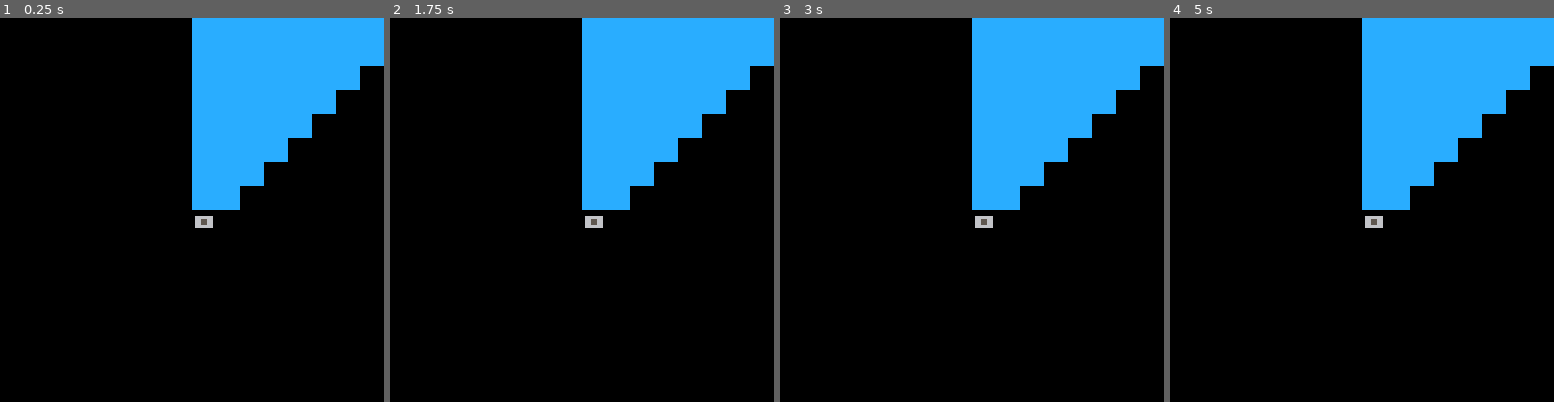
Above: before the commit, frames 1-4 (left to right).
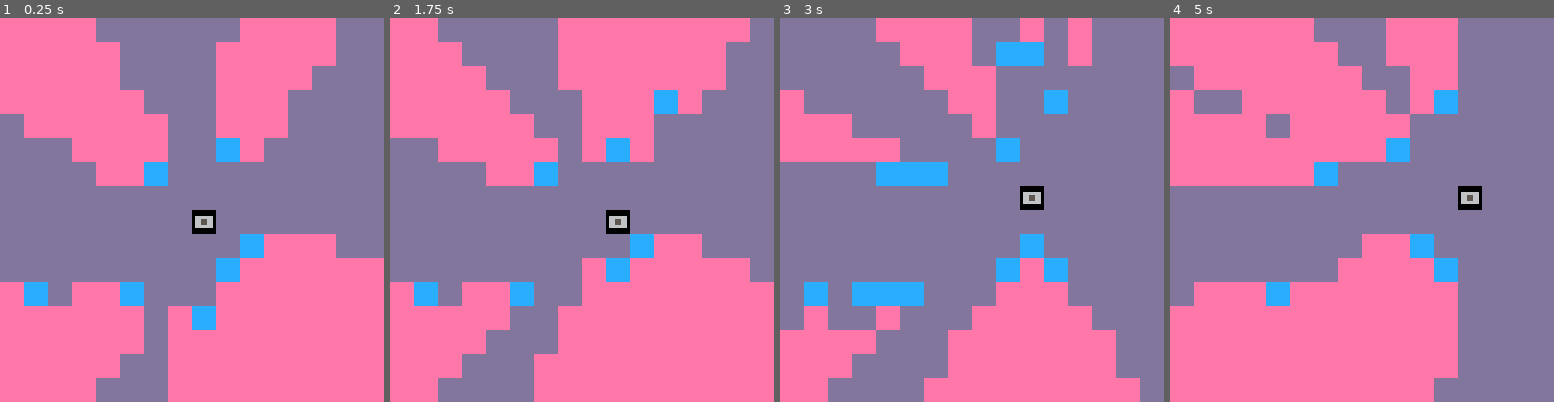
Above: after the commit, the same moments.

Repository: wesen/carts
Game: PICO-8 cartridge games/shadow-casting/shadow.p8
The game is run twice, just before and just after one commit, with the same random seed, the same clock (stepped at 60 frames per second) and the same inputs.
Inputs:
- Up to frame 1 (0.25 s): no input
- Up to frame 2 (1.75 s): tap O (Z key) at 0.7, 1.7 s; hold Right from 1.6 s (still down)
- Up to frame 3 (3 s): release Right at 2.1 s; tap O (Z key) at 2.1, 2.5, 2.9 s; hold Up 2.15-2.42 s; hold Right from 2.47 s (still down)
- Up to frame 4 (5 s): release Right at 3.03 s; hold Left 3.08-3.58 s; tap O (Z key) every 0.4 s from 3.3 to 4.9 s; hold Down 3.63-3.97 s; hold Right 4.02-4.68 s; hold Up from 4.73 s (still down)

The runs differ from the first frame. In frame 1, 99% of the frame differs, in the area x 0-100%, y 0-100%; in frame 2, 99%; in frame 3, 98%; in frame 4, 99%.

Commit message:
:sparkles: Add more shadow casting

Diff:
--- a/games/shadow-casting/shadow.lua
+++ b/games/shadow-casting/shadow.lua
@@ -5,16 +5,106 @@
 function _draw()
   cls()
   spr(1,p.x*8,p.y*8)
-  draw_octant()
+  for octant=0,7 do
+    draw_octant(octant)
+  end
 end
 
-function draw_octant()
-  for row=1,8 do
+glb_octant=0
+glb_frame=0
+
+function _update()
+  glb_frame+=1
+  if (btnp(0)) p.x-=1
+  if (btnp(1)) p.x+=1
+  if (btnp(2)) p.y-=1
+  if (btnp(3)) p.y+=1
+  if (btnp(4)) glb_is_visible=(glb_is_visible+1)%2
+  -- if btnp(1) then
+  if glb_frame%4==0 then
+    -- glb_octant=(glb_octant+1)%8
+  end
+end
+
+function get_octant_f(row,col,octant)
+  if (octant==0) return col,-row
+  if (octant==1) return row,-col
+  if (octant==2) return row,col
+  if (octant==3) return col,row
+  if (octant==4) return -col,row
+  if (octant==5) return -row,col
+  if (octant==6) return -row,-col
+  if (octant==7) return -col,-row
+end
+
+function print_shadowline(shadow_line)
+  s=""
+  for _,v in pairs(shadow_line) do
+    s=s.."["..tostr(v[1])..","..tostr(v[2]).."] "
+  end
+  printh("shadow_line: "..tostr(s))
+end
+
+function is_visible_full(left_slope,right_slope,shadow_line)
+  for _,v in pairs(shadow_line) do
+    local _ls,_rs=v[1],v[2]
+    if _ls>=left_slope and _rs<=right_slope then
+      return false
+    end
+  end
+
+  return true
+end
+
+function is_visible_partial(left_slope,right_slope,shadow_line)
+  printh("left_slope,right_slope "..tostr(left_slope)..","..tostr(right_slope))
+  for _,v in pairs(shadow_line) do
+    local _ls,_rs=v[1],v[2]
+    printh("ls "..tostr(_ls).." rs "..tostr(_rs))
+    print_shadowline(shadow_line)
+    if left_slope<_ls and left_slope>_rs then
+      printh("left slope not visible")
+      return false
+    end
+    if right_slope<_ls and right_slope>_rs then
+      printh("right slope not visible")
+      return false
+    end
+  end
+
+  return true
+end
+
+glb_is_visibles={is_visible_full,is_visible_partial}
+glb_is_visible=1
+
+function draw_octant(octant)
+  printh("--")
+  local shadow_line={}
+  for row=1,16 do
     for col=0,row do
-      local x,y=p.x+col,p.y-row
-      x*=8
-      y*=8
-      rectfill(x,y,x+7,y+7,12)
+      printh("")
+      local dx,dy=get_octant_f(row,col,octant)
+      local x,y=p.x+dx,p.y-dy
+      if x<16 and x>=0 and y<16 and y>=0 then
+        local f=fget(mget(x,y))
+        x*=8
+        y*=8
+
+        local left_slope,right_slope=(row+1)/col,row/(col+1)
+
+        printh(tostr(row)..","..tostr(col).." ls,rs "..tostr(left_slope)..","..tostr(right_slope))
+        if glb_is_visibles[glb_is_visible+1](left_slope,right_slope,shadow_line) then
+          if band(f,1)==1 then
+            shadow_line[#shadow_line+1]={left_slope,right_slope}
+            rectfill(x,y,x+7,y+7,12)
+          else
+            rectfill(x,y,x+7,y+7,13)
+          end
+        else
+          rectfill(x,y,x+7,y+7,14)
+        end
+      end
     end
   end
 end
--- a/games/shadow-casting/shadow.p8
+++ b/games/shadow-casting/shadow.p8
@@ -4,9 +4,28 @@
 #include shadow.lua
 
 __gfx__
-00000000000000000000000000000000000000000000000000000000000000000000000000000000000000000000000000000000000000000000000000000000
-00000000000000000000000000000000000000000000000000000000000000000000000000000000000000000000000000000000000000000000000000000000
-00700700066666600000000000000000000000000000000000000000000000000000000000000000000000000000000000000000000000000000000000000000
-00077000066556600000000000000000000000000000000000000000000000000000000000000000000000000000000000000000000000000000000000000000
-00077000066556600000000000000000000000000000000000000000000000000000000000000000000000000000000000000000000000000000000000000000
-00700700066666600000000000000000000000000000000000000000000000000000000000000000000000000000000000000000000000000000000000000000
+00000000000000004444444400000000000000000000000000000000000000000000000000000000000000000000000000000000000000000000000000000000
+00000000000000004444444400000000000000000000000000000000000000000000000000000000000000000000000000000000000000000000000000000000
+00700700066666604444444400000000000000000000000000000000000000000000000000000000000000000000000000000000000000000000000000000000
+00077000066556604444444400000000000000000000000000000000000000000000000000000000000000000000000000000000000000000000000000000000
+00077000066556604444444400000000000000000000000000000000000000000000000000000000000000000000000000000000000000000000000000000000
+00700700066666604444444400000000000000000000000000000000000000000000000000000000000000000000000000000000000000000000000000000000
+00000000000000004444444400000000000000000000000000000000000000000000000000000000000000000000000000000000000000000000000000000000
+00000000000000004444444400000000000000000000000000000000000000000000000000000000000000000000000000000000000000000000000000000000
+__gff__
+0000010000000000000000000000000000000000000000000000000000000000000000000000000000000000000000000000000000000000000000000000000000000000000000000000000000000000000000000000000000000000000000000000000000000000000000000000000000000000000000000000000000000000
+0000000000000000000000000000000000000000000000000000000000000000000000000000000000000000000000000000000000000000000000000000000000000000000000000000000000000000000000000000000000000000000000000000000000000000000000000000000000000000000000000000000000000000
+__map__
+0000000000000000000000000000000000000000000000000000000000000000000000000000000000000000000000000000000000000000000000000000000000000000000000000000000000000000000000000000000000000000000000000000000000000000000000000000000000000000000000000000000000000000
+0000000000000000000202000000000000000000000000000000000000000000000000000000000000000000000000000000000000000000000000000000000000000000000000000000000000000000000000000000000000000000000000000000000000000000000000000000000000000000000000000000000000000000
+0000000000000000000000000000000000000000000000000000000000000000000000000000000000000000000000000000000000000000000000000000000000000000000000000000000000000000000000000000000000000000000000000000000000000000000000000000000000000000000000000000000000000000
+0000000000000000000000020000000000000000000000000000000000000000000000000000000000000000000000000000000000000000000000000000000000000000000000000000000000000000000000000000000000000000000000000000000000000000000000000000000000000000000000000000000000000000
+0000000000000000000000000000000000000000000000000000000000000000000000000000000000000000000000000000000000000000000000000000000000000000000000000000000000000000000000000000000000000000000000000000000000000000000000000000000000000000000000000000000000000000
+0000000000000000000200000000000000000000000000000000000000000000000000000000000000000000000000000000000000000000000000000000000000000000000000000000000000000000000000000000000000000000000000000000000000000000000000000000000000000000000000000000000000000000
+0000000002020200000000000000000000000000000000000000000000000000000000000000000000000000000000000000000000000000000000000000000000000000000000000000000000000000000000000000000000000000000000000000000000000000000000000000000000000000000000000000000000000000
+0000000000000000000000000000000000000000000000000000000000000000000000000000000000000000000000000000000000000000000000000000000000000000000000000000000000000000000000000000000000000000000000000000000000000000000000000000000000000000000000000000000000000000
+0000000000000000000000000000000000000000000000000000000000000000000000000000000000000000000000000000000000000000000000000000000000000000000000000000000000000000000000000000000000000000000000000000000000000000000000000000000000000000000000000000000000000000
+0000000000000000000002000000000000000000000000000000000000000000000000000000000000000000000000000000000000000000000000000000000000000000000000000000000000000000000000000000000000000000000000000000000000000000000000000000000000000000000000000000000000000000
+0000000000000000000200020000000000000000000000000000000000000000000000000000000000000000000000000000000000000000000000000000000000000000000000000000000000000000000000000000000000000000000000000000000000000000000000000000000000000000000000000000000000000000
+0002000202020000000000000000000000000000000000000000000000000000000000000000000000000000000000000000000000000000000000000000000000000000000000000000000000000000000000000000000000000000000000000000000000000000000000000000000000000000000000000000000000000000
+0000000000000000020000000000000000000000000000000000000000000000000000000000000000000000000000000000000000000000000000000000000000000000000000000000000000000000000000000000000000000000000000000000000000000000000000000000000000000000000000000000000000000000
--- a/rogue/game.lua
+++ b/rogue/game.lua
@@ -39,7 +39,9 @@
   while true do
     if #p.cmds>0 then
       cr_player_move()
+      cr_animate()
       cr_mob_turn()
+      cr_animate()
     else
       yield()
     end
